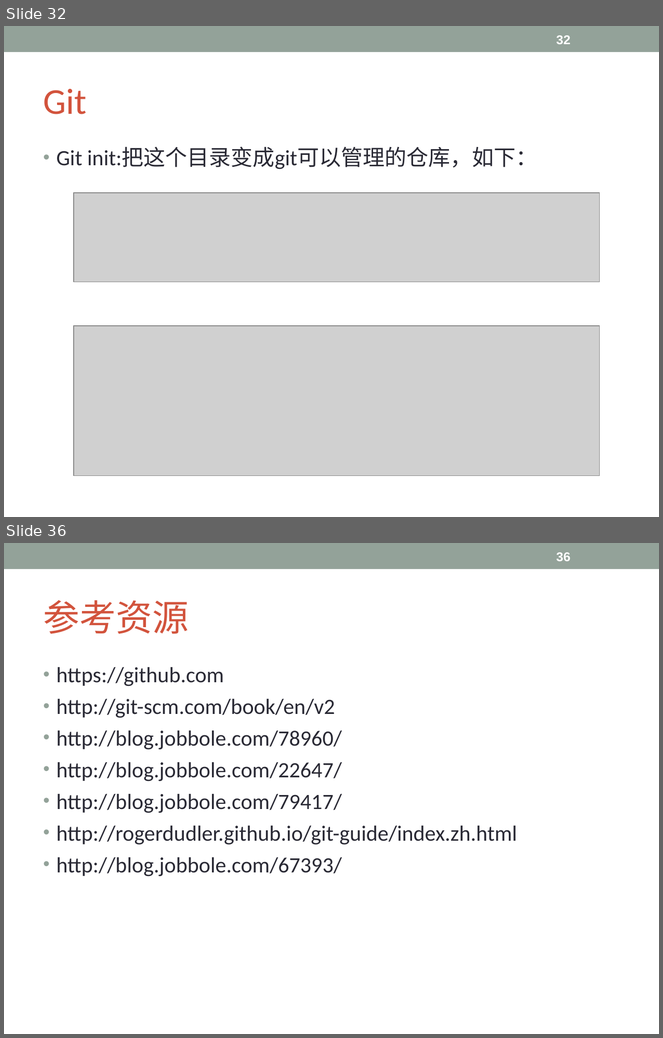
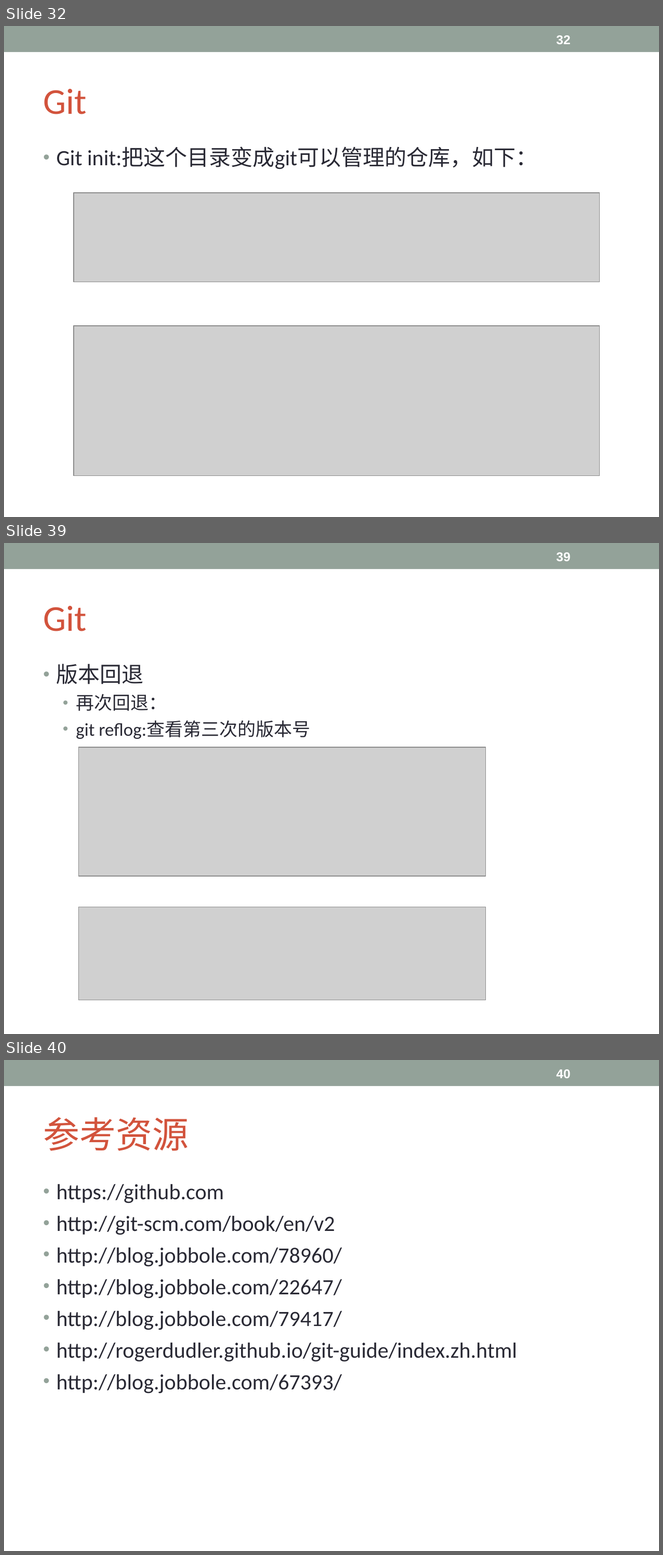
Before and after one commit to Lyon-NEU/Git, a slide deck: git.ppt. Shown one above the other, each under a label of ours: slides 32 and 36 before the commit, slides 32, 39 and 40 after it; the slides between them are not shown. The pictures are 663x1038 and 663x1555 pixels, drawn with LibreOffice and Linux fonts; fonts in the diff are those of the drawing; grey boxes stand for pictures. Boxes give left, top, right and bottom in pixels: in the first picture for what was removed or moved away, otherwise in the second. Text is boxed around its words. In the diff, an @@ line names an element or a change of style, - is before the commit and + after.

```diff
--- a/git.ppt
+++ b/git.ppt
@@ slide 39 added at [4, 543, 659, 1034], background #FFFFFF; not listed: 1 template element that a slide beside it also shows @@
@@ page number added at [556, 552, 570, 561], 14 pt, text #FFFFFF, bold @@
+39
@@ title added at [44, 606, 87, 631], 40 pt, text #D2533C @@
+Git
@@ text added at [57, 664, 310, 739], 20 pt, text #292934 @@
+• 版本回退
+  • 再次回退：
+  • git reflog:查看第三次的版本号
@@ picture added at [79, 747, 486, 876] @@
@@ picture added at [79, 908, 486, 1000] @@
@@ what was slide 36 is now slide 40 @@
@@ page number at [556, 1069, 570, 1078]: text changed @@
-36
+40
```
Also in this commit, not shown: 1 slide changed, 5 other slides added, 2 slides removed.
